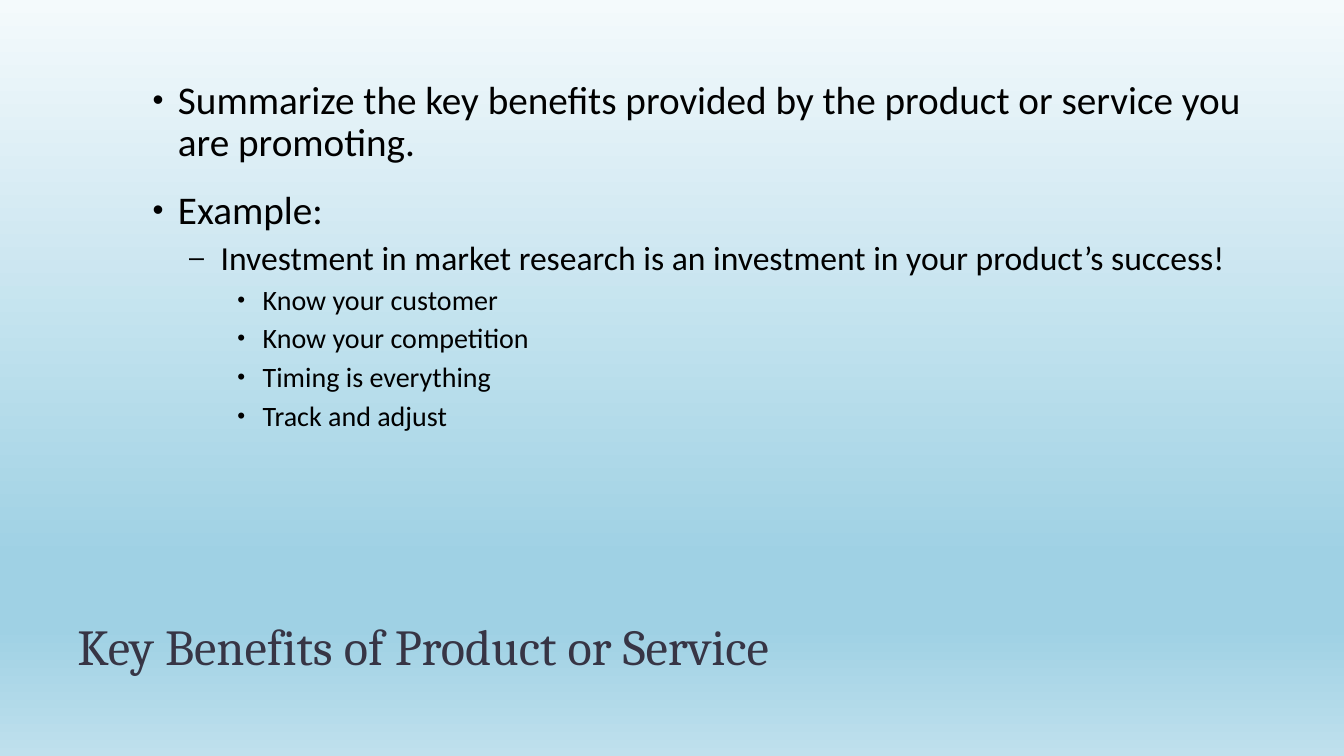
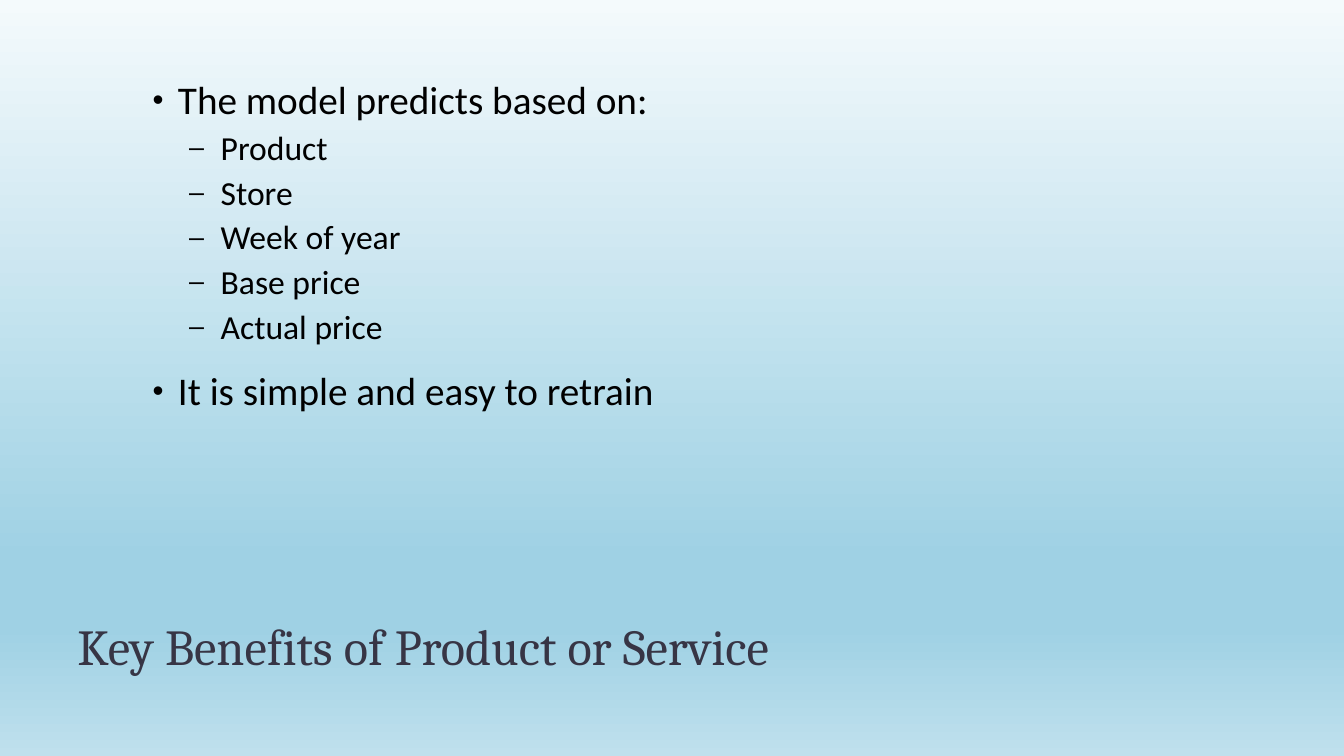
Before and after one commit to jackatopolis/s-martpredictor, a slide deck: slide 9 of Project4_SalesPredictor.pptx. Drawn at 1344x756 pixels with LibreOffice and Linux fonts; fonts in the diff are those of the drawing. Boxes give left, top, right and bottom in pixels: in the first picture for what was removed or moved away, otherwise in the second. Text is boxed around its words. In the diff, an @@ line names an element or a change of style, - is before the commit and + after.

```diff
--- a/Project4_SalesPredictor.pptx
+++ b/Project4_SalesPredictor.pptx
@@ text at [178, 86, 654, 412]: text changed @@
-• Summarize the key benefits provided by the product or service you are promoting.
-• Example:
-  – Investment in market research is an investment in your product’s success!
-    • Know your customer
-    • Know your competition
-    • Timing is everything
-    • Track and adjust
+• The model predicts based on:
+  – Product
+  – Store
+  – Week of year
+  – Base price
+  – Actual price
+• It is simple and easy to retrain
```
Also in this commit, not shown: 4 other slides changed, 2 other files.
